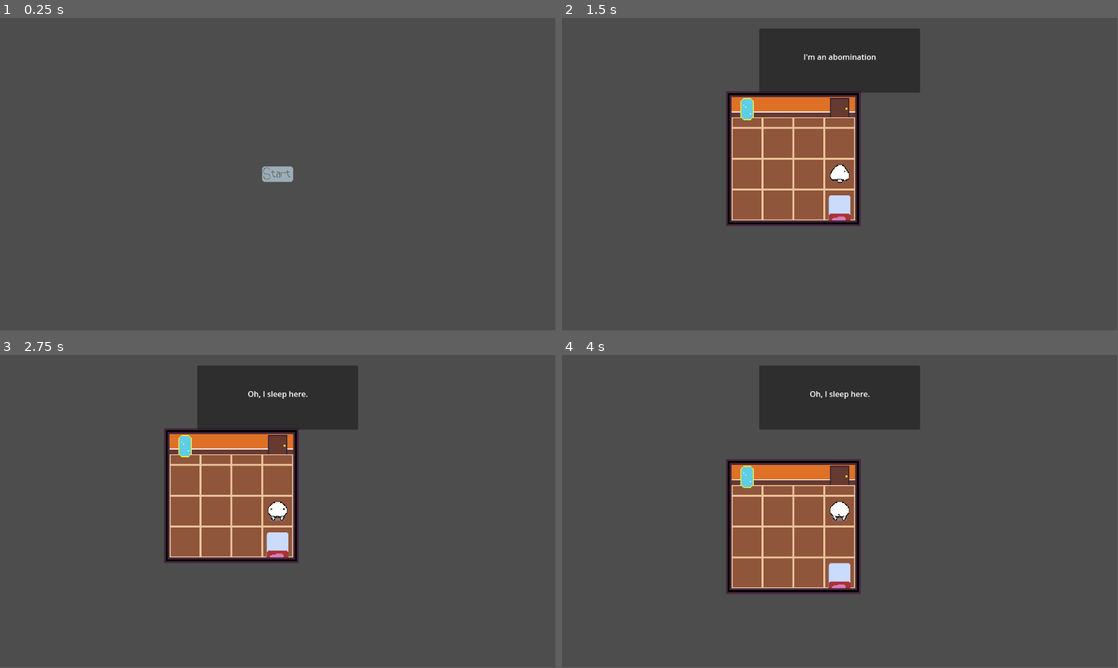
Above: before the commit, frames 1-4 (two rows, left to right).
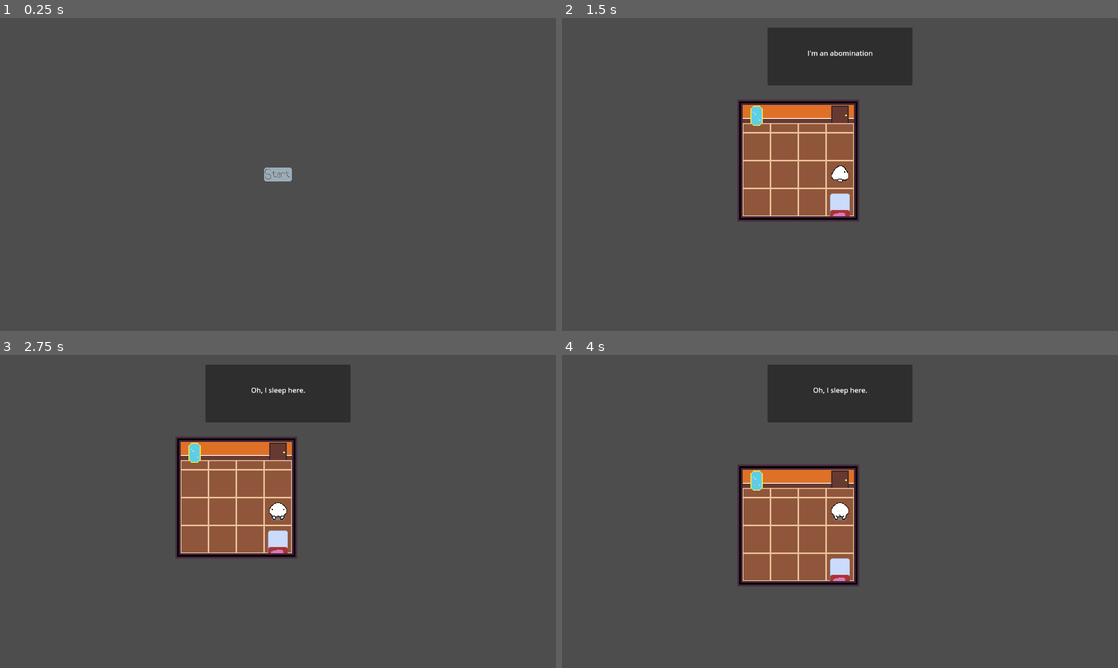
Above: after the commit, the same moments.

Repository: GDAC-at-Davis/GDAC-minigame-framework
Game: Godot game, scene res://Scenes/GodScene.tscn
Two runs of this game, one before a commit and one after it. Both use one fixed random seed, a clock stepped at 60 frames per second and the inputs below. Before the commit the project has no main scene; this scene is started directly in both runs.
Inputs (mouse positions are in pixels of both pictures, inside the frame that each line leads up to):
- Up to frame 1 (0.25 s): no input
- Up to frame 2 (1.5 s): click (840, 174) at 0.5 s; tap Enter at 1.25 s; move the mouse to (962, 158) at 1.27 s; hold D (right) from 1.28 s (still down); click (962, 158) at 1.35 s
- Up to frame 3 (2.75 s): tap Space at 2 s; move the mouse to (166, 527) at 2.02 s; release D (right) at 2.03 s; hold S (down) from 2.03 s (still down); click (166, 527) at 2.1 s
- Up to frame 4 (4 s): tap Enter at 2.75 s; move the mouse to (895, 442) at 2.77 s; release S (down) at 2.78 s; hold D (right) 2.78-3.53 s; click (895, 442) at 2.85 s; tap Space at 3.5 s; move the mouse to (812, 574) at 3.52 s; hold W (up) from 3.53 s (still down); click (812, 574) at 3.6 s
In our replay, the window is 799x449 before the commit and 800x450 after it. These sizes can differ from the game's own. Grey fills any space a smaller window leaves; there, only what the larger window draws over its background counts as a difference.

The runs differ from the first frame. In frame 1, 0.1% of the frame differs, in the area x 47-53%, y 47-53%; in frame 2, 6.8%, in the area x 29-65%, y 3-67%; in frame 3, 6.7%; in frame 4, 6.7%.

Commit message:
Added minigames
Added minigame manager
* This handles transitions within groups of minigames

Added minigame component
* This handles logic for individual minigames

Added an example minigame and a 3D minigame for testing

Target resolution is now 1280x720

Diff:
--- /dev/null
+++ b/MinigameFramework/Minigames/BalloonPopper/Balloon.tscn
@@ -0,0 +1,19 @@
+[gd_scene load_steps=4 format=3 uid="uid://4p76p5k843ck"]
+
+[ext_resource type="Script" uid="uid://rrgf5p0jv4ce" path="res://Minigames/BalloonPopper/balloon.gd" id="1_5ahiw"]
+[ext_resource type="Texture2D" uid="uid://du1wfkunh1hvn" path="res://Minigames/BalloonPopper/balloon.png" id="2_5ahiw"]
+
+[sub_resource type="CapsuleShape2D" id="CapsuleShape2D_5ahiw"]
+radius = 56.5
+height = 164.0
+
+[node name="Balloon" type="Area2D"]
+script = ExtResource("1_5ahiw")
+
+[node name="Sprite2D" type="Sprite2D" parent="."]
+position = Vector2(0, 15)
+texture = ExtResource("2_5ahiw")
+
+[node name="CollisionShape2D" type="CollisionShape2D" parent="."]
+position = Vector2(0.5, -1)
+shape = SubResource("CapsuleShape2D_5ahiw")
--- /dev/null
+++ b/MinigameFramework/Minigames/BalloonPopper/BalloonPopper.tscn
@@ -0,0 +1,44 @@
+[gd_scene load_steps=6 format=3 uid="uid://bpacr2w3cuiyw"]
+
+[ext_resource type="Script" uid="uid://dycy3rg1nvlln" path="res://Minigames/BalloonPopper/balloon_minigame.gd" id="1_tqulc"]
+[ext_resource type="Texture2D" uid="uid://du1wfkunh1hvn" path="res://Minigames/BalloonPopper/balloon.png" id="2_bk108"]
+
+[sub_resource type="Gradient" id="Gradient_tqulc"]
+offsets = PackedFloat32Array(0)
+colors = PackedColorArray(3.97079e-07, 0.225332, 0.319979, 1)
+
+[sub_resource type="GradientTexture1D" id="GradientTexture1D_bk108"]
+gradient = SubResource("Gradient_tqulc")
+
+[sub_resource type="ParticleProcessMaterial" id="ParticleProcessMaterial_tqulc"]
+particle_flag_disable_z = true
+emission_shape = 3
+emission_box_extents = Vector3(640, 1, 1)
+direction = Vector3(0, -1, 0)
+initial_velocity_min = 781.62
+initial_velocity_max = 862.08
+gravity = Vector3(0, -100, 0)
+
+[node name="BalloonPopper" type="Node2D"]
+
+[node name="MinigameComponent" type="Node" parent="."]
+script = ExtResource("1_tqulc")
+instruction = "Pop!"
+metadata/_custom_type_script = "uid://yiv2g3c50yqb"
+
+[node name="TextureRect" type="TextureRect" parent="."]
+offset_right = 1280.0
+offset_bottom = 720.0
+mouse_filter = 2
+texture = SubResource("GradientTexture1D_bk108")
+
+[node name="BalloonParticles" type="GPUParticles2D" parent="."]
+top_level = true
+position = Vector2(640, 834.425)
+emitting = false
+amount = 16
+texture = ExtResource("2_bk108")
+lifetime = 1.5
+one_shot = true
+visibility_rect = Rect2(-640, -900, 1280, 900)
+process_material = SubResource("ParticleProcessMaterial_tqulc")
--- /dev/null
+++ b/MinigameFramework/Minigames/BalloonPopper/balloon.gd
@@ -0,0 +1,10 @@
+extends Area2D
+
+func _ready():
+	input_event.connect(_on_input_event)
+
+func _on_input_event(viewport: Node, event: InputEvent, shape_idx: int):
+	if event is InputEventMouseButton:
+		if Input.is_action_just_pressed("primary") and event.pressed:
+			get_parent().balloon_popped()
+			queue_free()
--- /dev/null
+++ b/MinigameFramework/Minigames/BalloonPopper/balloon_minigame.gd
@@ -0,0 +1,29 @@
+extends MinigameComponent
+
+var balloon_packed_scene: PackedScene = preload("res://Minigames/BalloonPopper/Balloon.tscn")
+var balloons: Array[Area2D]
+var pop_count: int = 0
+var balloon_amount: int = 3
+
+@onready var particles: GPUParticles2D = $"../BalloonParticles"
+
+func start():
+	# Adjust for difficulty
+	countdown_time /= difficulty
+	balloon_amount *= difficulty
+
+	# Spawn the balloons
+	for i in range(balloon_amount):
+		var balloon: Area2D = balloon_packed_scene.instantiate()
+		balloons.append(balloon)
+		add_child(balloon)
+		balloon.global_position = Vector2(randf_range(0, get_viewport().size.x), randf_range(0, get_viewport().size.y))
+
+func win():
+	super()
+	particles.emitting = true
+
+func balloon_popped():
+	pop_count += 1
+	if pop_count == balloon_amount:
+		win()
--- /dev/null
+++ b/MinigameFramework/Minigames/Test3D/Test3D.tscn
@@ -0,0 +1,28 @@
+[gd_scene load_steps=4 format=3 uid="uid://cgmlbwqta8dhl"]
+
+[ext_resource type="Script" uid="uid://cte65f2kvwe34" path="res://Minigames/Test3D/test_3D_minigame.gd" id="1_s00ru"]
+
+[sub_resource type="BoxMesh" id="BoxMesh_s00ru"]
+
+[sub_resource type="PlaneMesh" id="PlaneMesh_s00ru"]
+
+[node name="Test3d" type="Node3D"]
+
+[node name="MinigameComponent" type="Node" parent="."]
+script = ExtResource("1_s00ru")
+instruction = "Click!"
+metadata/_custom_type_script = "uid://yiv2g3c50yqb"
+
+[node name="MeshInstance3D" type="MeshInstance3D" parent="."]
+transform = Transform3D(1, 0, 0, 0, 1, 0, 0, 0, 1, 0, 0.612409, 0)
+mesh = SubResource("BoxMesh_s00ru")
+
+[node name="Camera3D" type="Camera3D" parent="."]
+transform = Transform3D(0.924938, 0, -0.380118, 0, 1, 0, 0.380118, 0, 0.924938, -1.13822, 0.745456, 3.25783)
+
+[node name="MeshInstance3D2" type="MeshInstance3D" parent="."]
+transform = Transform3D(14.475, 0, 0, 0, 14.475, 0, 0, 0, 14.475, 0, 0, 0)
+mesh = SubResource("PlaneMesh_s00ru")
+
+[node name="DirectionalLight3D" type="DirectionalLight3D" parent="."]
+transform = Transform3D(-0.560639, -0.264117, -0.784809, 0, -0.947768, 0.318959, -0.82806, 0.178821, 0.531356, 0, 0, 0)
--- /dev/null
+++ b/MinigameFramework/Minigames/Test3D/test_3D_minigame.gd
@@ -0,0 +1,9 @@
+extends MinigameComponent
+
+@onready var cube: MeshInstance3D = $"../MeshInstance3D"
+
+func run():
+	if Input.is_action_just_pressed("primary"):
+		win()
+	if has_won:
+		cube.rotation.y += PI/12
--- /dev/null
+++ b/MinigameFramework/Resources/Curves/instruction_scale_curve.tres
@@ -0,0 +1,5 @@
+[gd_resource type="Curve" format=3 uid="uid://u2llb1k01jnn"]
+
+[resource]
+_data = [Vector2(0, 1), 0.0, 0.0, 0, 0, Vector2(0.254808, 0), 0.0, 0.0, 0, 0]
+point_count = 2
--- /dev/null
+++ b/MinigameFramework/Resources/MinigameGroups/home_minigame_group.tres
@@ -0,0 +1,16 @@
+[gd_resource type="Resource" script_class="MinigameGroupData" load_steps=4 format=3 uid="uid://bt14lx2uf6axm"]
+
+[ext_resource type="Script" uid="uid://p73k0qpka7a6" path="res://Scripts/minigame_group.gd" id="1_p7nvv"]
+[ext_resource type="PackedScene" uid="uid://cgmlbwqta8dhl" path="res://Minigames/Test3D/Test3D.tscn" id="1_ryry2"]
+[ext_resource type="PackedScene" uid="uid://bpacr2w3cuiyw" path="res://Minigames/BalloonPopper/BalloonPopper.tscn" id="2_l2kh3"]
+
+[resource]
+script = ExtResource("1_p7nvv")
+minigames = Array[PackedScene]([ExtResource("1_ryry2"), ExtResource("2_l2kh3")])
+final_minigame = ExtResource("2_l2kh3")
+total_minigames = 5
+total_lives = 3
+difficulty_rate = 2
+difficulty_step = 0.2
+transition_time = 3.0
+metadata/_custom_type_script = "uid://p73k0qpka7a6"
--- /dev/null
+++ b/MinigameFramework/Resources/Themes/instruction_theme.tres
@@ -0,0 +1,5 @@
+[gd_resource type="Theme" format=3 uid="uid://b3gvhppqjl7w2"]
+
+[resource]
+default_font_size = 48
+RichTextLabel/constants/outline_size = 16
--- /dev/null
+++ b/MinigameFramework/Scenes/MinigameManager.tscn
@@ -0,0 +1,178 @@
+[gd_scene load_steps=12 format=3 uid="uid://d37y2041mrhtw"]
+
+[ext_resource type="Script" uid="uid://bqy5pm30257dh" path="res://Scripts/minigame_manager.gd" id="1_c43xr"]
+[ext_resource type="Theme" uid="uid://b3gvhppqjl7w2" path="res://Resources/Themes/instruction_theme.tres" id="3_hj43s"]
+[ext_resource type="Texture2D" uid="uid://cnkeu612ob1v6" path="res://Assets/Player/FrontIdle.png" id="3_ifwpt"]
+[ext_resource type="Texture2D" uid="uid://dk80ejp14m8qe" path="res://Assets/Player/SideIdle.png" id="4_a820n"]
+[ext_resource type="Texture2D" uid="uid://dlhunmti0rfki" path="res://Assets/Player/BackIdle.png" id="5_tondc"]
+
+[sub_resource type="StyleBoxFlat" id="StyleBoxFlat_kvaaa"]
+bg_color = Color(0.18, 0, 0, 1)
+
+[sub_resource type="StyleBoxFlat" id="StyleBoxFlat_hj43s"]
+bg_color = Color(1, 0.335514, 0.269596, 1)
+
+[sub_resource type="SpriteFrames" id="SpriteFrames_iqka1"]
+animations = [{
+"frames": [{
+"duration": 1.0,
+"texture": ExtResource("3_ifwpt")
+}, {
+"duration": 1.0,
+"texture": ExtResource("4_a820n")
+}, {
+"duration": 1.0,
+"texture": ExtResource("5_tondc")
+}],
+"loop": true,
+"name": &"default",
+"speed": 5.0
+}]
+
+[sub_resource type="Animation" id="Animation_ifwpt"]
+resource_name = "spin"
+length = 2.0
+loop_mode = 1
+tracks/0/type = "value"
+tracks/0/imported = false
+tracks/0/enabled = true
+tracks/0/path = NodePath(".:frame")
+tracks/0/interp = 1
+tracks/0/loop_wrap = true
+tracks/0/keys = {
+"times": PackedFloat32Array(0, 0.5, 1, 1.5),
+"transitions": PackedFloat32Array(1, 1, 1, 1),
+"update": 1,
+"values": [0, 1, 2, 1]
+}
+tracks/1/type = "value"
+tracks/1/imported = false
+tracks/1/enabled = true
+tracks/1/path = NodePath(".:flip_h")
+tracks/1/interp = 1
+tracks/1/loop_wrap = true
+tracks/1/keys = {
+"times": PackedFloat32Array(0, 1.5),
+"transitions": PackedFloat32Array(1, 1),
+"update": 1,
+"values": [false, true]
+}
+
+[sub_resource type="Animation" id="Animation_a820n"]
+length = 0.001
+tracks/0/type = "value"
+tracks/0/imported = false
+tracks/0/enabled = true
+tracks/0/path = NodePath(".:frame")
+tracks/0/interp = 1
+tracks/0/loop_wrap = true
+tracks/0/keys = {
+"times": PackedFloat32Array(0),
+"transitions": PackedFloat32Array(1),
+"update": 1,
+"values": [3]
+}
+tracks/1/type = "value"
+tracks/1/imported = false
+tracks/1/enabled = true
+tracks/1/path = NodePath(".:flip_h")
+tracks/1/interp = 1
+tracks/1/loop_wrap = true
+tracks/1/keys = {
+"times": PackedFloat32Array(0),
+"transitions": PackedFloat32Array(1),
+"update": 1,
+"values": [false]
+}
+
+[sub_resource type="AnimationLibrary" id="AnimationLibrary_a820n"]
+_data = {
+&"RESET": SubResource("Animation_a820n"),
+&"spin": SubResource("Animation_ifwpt")
+}
+
+[node name="MinigameManager" type="Control"]
+layout_mode = 3
+anchors_preset = 0
+mouse_filter = 2
+script = ExtResource("1_c43xr")
+metadata/_custom_type_script = "uid://bqy5pm30257dh"
+
+[node name="MinigameUILayer" type="CanvasLayer" parent="."]
+layer = 2
+
+[node name="TimeBar" type="ProgressBar" parent="MinigameUILayer"]
+anchors_preset = 8
+anchor_left = 0.5
+anchor_top = 0.5
+anchor_right = 0.5
+anchor_bottom = 0.5
+offset_left = -640.0
+offset_top = 290.0
+offset_right = 640.0
+offset_bottom = 310.0
+grow_horizontal = 2
+grow_vertical = 2
+mouse_filter = 2
+show_percentage = false
+
+[node name="InstructionLabel" type="RichTextLabel" parent="MinigameUILayer"]
+offset_right = 1280.0
+offset_bottom = 720.0
+pivot_offset = Vector2(640, 360)
+mouse_filter = 2
+theme = ExtResource("3_hj43s")
+text = "Instructions"
+fit_content = true
+horizontal_alignment = 1
+vertical_alignment = 1
+
+[node name="MinigameLayer" type="CanvasLayer" parent="."]
+
+[node name="TransitionLayer" type="CanvasLayer" parent="."]
+layer = 0
+
+[node name="HealthBar" type="ProgressBar" parent="TransitionLayer"]
+offset_left = 40.0
+offset_top = 50.0
+offset_right = 1240.0
+offset_bottom = 100.0
+mouse_filter = 2
+theme_override_styles/background = SubResource("StyleBoxFlat_kvaaa")
+theme_override_styles/fill = SubResource("StyleBoxFlat_hj43s")
+show_percentage = false
+
+[node name="DifficultyLabel" type="RichTextLabel" parent="TransitionLayer"]
+offset_left = 844.0
+offset_top = 525.0
+offset_right = 1284.0
+offset_bottom = 725.0
+mouse_filter = 2
+theme = ExtResource("3_hj43s")
+text = "Difficulty
+100%"
+horizontal_alignment = 1
+vertical_alignment = 1
+
+[node name="MinigamesLeftLabel" type="RichTextLabel" parent="TransitionLayer"]
+offset_top = 525.0
+offset_right = 440.0
+offset_bottom = 725.0
+mouse_filter = 2
+theme = ExtResource("3_hj43s")
+text = "Remaining
+10"
+horizontal_alignment = 1
+vertical_alignment = 1
+
+[node name="AnimatedSprite2D" type="AnimatedSprite2D" parent="TransitionLayer"]
+position = Vector2(640, 360)
+scale = Vector2(10, 10)
+sprite_frames = SubResource("SpriteFrames_iqka1")
+frame = 2
+
+[node name="AnimationPlayer" type="AnimationPlayer" parent="TransitionLayer/AnimatedSprite2D"]
+libraries = {
+&"": SubResource("AnimationLibrary_a820n")
+}
+speed_scale = 3.0
--- a/MinigameFramework/Scripts/GodScene.gd
+++ b/MinigameFramework/Scripts/GodScene.gd
@@ -1,18 +1,20 @@
+class_name GodScene
 extends Node2D
 
 const scene_dict = {
-	"Home" : preload("res://Scenes/HomeRoom.tscn")
+	"Home" : preload("res://Scenes/HomeRoom.tscn"),
 }
 
 const ui_dict = {
 	"Menu" : preload("res://Scenes/Menu.tscn"),
-	"Home" : preload("res://Scenes/UI.tscn")
+	"Home" : preload("res://Scenes/UI.tscn"),
 }
 
-@onready var ui_canvas = $UICanvas
-
+var minigame_manager_scene: PackedScene = preload("res://Scenes/MinigameManager.tscn")
 var active_scene = null
 var active_ui = null
+
+@onready var ui_canvas = $UICanvas
 
 # Helper functions
 
@@ -30,6 +32,17 @@
 		active_scene = scene_dict[scene_name].instantiate()
 		add_child(active_scene)
 
+func load_minigame_manager(data: MinigameGroupData):
+	if active_scene != null:
+		active_scene.queue_free()
+		active_scene = null
+	if active_ui != null:
+		active_ui.queue_free()
+		active_ui = null
+	active_scene = minigame_manager_scene.instantiate()
+	(active_scene as MinigameManager).setup_data(data)
+	add_child(active_scene)
+
 func get_ui():
 	return active_ui
 
--- a/MinigameFramework/Scripts/home_room.gd
+++ b/MinigameFramework/Scripts/home_room.gd
@@ -72,6 +72,7 @@
 			ui.play_text("I'm an abomination")
 		"door":
 			ui.play_text("get me out of here")
+			(get_parent() as GodScene).load_minigame_manager(preload("res://Resources/MinigameGroups/home_minigame_group.tres"))
 
 func _ready() -> void:
 	spawn_player()
--- /dev/null
+++ b/MinigameFramework/Scripts/minigame_component.gd
@@ -0,0 +1,90 @@
+class_name MinigameComponent
+extends Node
+
+@export_category("Information")
+## Instruction that displays at the start of the minigame
+@export var instruction: String = "Do something!"
+
+@export_category("Timers")
+## Time in seconds until the minigame ends. Will call lose() if the player hasn't won by the time this ends. Set this to 0 or any negative value to disable.
+@export var countdown_time: float = 5.0
+## Time in seconds to skip the countdown timer to when the minigame ends
+@export var skip_time: float = 1.0
+
+var countdown_timer: Timer
+var minigame_manager: MinigameManager
+
+## Represents the current difficulty level of the minigame. A value of 2.0 should roughly translate to the minigame being twice as difficult.
+var difficulty: float = 1.0
+## True if the player has won the minigame.
+var has_won: bool = false
+## True after win() or lose() is called.
+var has_ended: bool = false
+
+
+func _ready():
+	countdown_timer = Timer.new()
+	add_child(countdown_timer)
+	countdown_timer.timeout.connect(_on_countdown_timeout)
+
+	difficulty = minigame_manager.difficulty_scale
+
+	start()
+
+	countdown_timer.wait_time = countdown_time
+	if countdown_time > 0.0:
+		countdown_timer.start()
+
+
+func _physics_process(delta):
+	minigame_manager.update_time_display(countdown_timer.time_left, countdown_time)
+	run()
+
+
+## This is called once at the start of the minigame.
+func start() -> void:
+	pass
+
+
+## This is called 60 times per second.
+func run() -> void:
+	pass
+
+
+## This is called after win() or lose() is called.
+func end() -> void:
+	pass
+
+## This is called when the countdown timer finishes.
+func complete() -> void:
+	pass
+
+
+## Call this whenever a win condition is met. Make sure to call super() if this is overridden.
+func win() -> void:
+	if has_ended:
+		return
+	has_won = true
+	_handle_end()
+
+
+## Call this whenever a lose condition is met. Make sure to call super() if this is overridden. This is automatically called when the countdown timer finishes.
+func lose() -> void:
+	if has_ended:
+		return
+	has_won = false
+	_handle_end()
+
+
+func _handle_end():
+	has_ended = true
+	if countdown_timer.time_left > skip_time:
+		countdown_timer.start(skip_time)
+	end()
+
+
+func _on_countdown_timeout():
+	if not has_won:
+		lose()
+	complete()
+	minigame_manager.minigame_completed.emit(has_won)
--- /dev/null
+++ b/MinigameFramework/Scripts/minigame_group.gd
@@ -0,0 +1,17 @@
+class_name MinigameGroupData
+extends Resource
+
+## Array of minigame scenes that the manager can choose from
+@export var minigames: Array[PackedScene]
+## This will replace the last minigame (boss fight)
+@export var final_minigame: PackedScene
+## Total minigames to be played
+@export var total_minigames: int = 5
+## Total lives the player has for this group of minigames
+@export var total_lives: int = 3
+## Number of minigames needed to be played for the difficulty to increase
+@export var difficulty_rate: int = 2
+## Amount the difficulty increases each time
+@export var difficulty_step: float = 0.2
+## How long to stay on the transition screen
+@export var transition_time: float = 3.0
--- /dev/null
+++ b/MinigameFramework/Scripts/minigame_manager.gd
@@ -0,0 +1,148 @@
+class_name MinigameManager
+extends Control
+
+signal minigame_completed
+
+## How long to display instructions in seconds
+const INSTRUCTION_DISPLAY_TIME: float = 1.0
+
+var data: MinigameGroupData
+
+var lives_left: int = 0:
+	set(new_value):
+		lives_left = new_value
+		health_bar.value = lives_left
+	get():
+		return lives_left
+
+var difficulty_scale: float = 1.0:
+	set(new_value):
+		difficulty_scale = new_value
+		difficulty_label.text = "Difficulty\n" + str(snappedf(difficulty_scale * 100, 1.0)) + "%"
+	get():
+		return difficulty_scale
+
+var minigames_left: int = 0:
+	set(new_value):
+		minigames_left = new_value
+		minigames_left_label.text = "Remaining\n" + str(minigames_left)
+	get():
+		return minigames_left
+
+var current_minigame_node: Node
+var current_minigame_component: MinigameComponent
+var instruction_timer: Timer
+var transition_timer: Timer
+
+var _minigame_idx: int = 0:
+	set(new_value):
+		_minigame_idx = new_value
+		if _minigame_idx >= data.minigames.size():
+			_minigame_idx = 0
+	get():
+		return _minigame_idx
+
+# Curve for controlling the instruction pop in
+var _instruction_scale_curve: Curve = preload("res://Resources/Curves/instruction_scale_curve.tres")
+
+@onready var minigame_ui_layer: CanvasLayer = $MinigameUILayer
+@onready var minigame_layer: CanvasLayer = $MinigameLayer
+@onready var transition_layer: CanvasLayer = $TransitionLayer
+@onready var time_left_display: ProgressBar = $MinigameUILayer/TimeBar
+@onready var instruction_label: RichTextLabel = $MinigameUILayer/InstructionLabel
+@onready var health_bar: ProgressBar = $TransitionLayer/HealthBar
+@onready var difficulty_label: RichTextLabel = $TransitionLayer/DifficultyLabel
+@onready var minigames_left_label: RichTextLabel = $TransitionLayer/MinigamesLeftLabel
+@onready var funny_little_guy: AnimationPlayer = $TransitionLayer/AnimatedSprite2D/AnimationPlayer
+
+func _ready() -> void:
+	minigame_completed.connect(_on_minigame_completed)
+	funny_little_guy.play(&"spin")
+
+	instruction_timer = Timer.new()
+	instruction_timer.one_shot = true
+	instruction_timer.timeout.connect(_on_instruction_timer_timeout)
+	add_child(instruction_timer)
+
+	transition_timer = Timer.new()
+	transition_timer.one_shot = true
+	transition_timer.timeout.connect(_on_transition_timer_timeout)
+	transition_timer.wait_time = data.transition_time
+	add_child(transition_timer)
+	transition_timer.start()
+
+	health_bar.max_value = data.total_lives
+	health_bar.value = data.total_lives
+	lives_left = data.total_lives
+	minigames_left = data.total_minigames
+
+	minigame_ui_layer.visible = false
+
+	data.minigames.shuffle()
+
+
+func _process(delta):
+	var weight = _instruction_scale_curve.sample_baked((INSTRUCTION_DISPLAY_TIME - instruction_timer.time_left) / (INSTRUCTION_DISPLAY_TIME))
+	instruction_label.scale = Vector2(lerpf(1.0, 5.0, weight), lerpf(1.0, 5.0, weight))
+
+
+func setup_data(minigame_data: MinigameGroupData):
+	data = minigame_data
+
+
+func start_minigame() -> void:
+	if data.minigames.size() == 0:
+		(get_parent() as GodScene).load_scene("Home")
+		return
+	var minigame_scene: PackedScene
+	if minigames_left == 1 and data.final_minigame:
+		minigame_scene = data.final_minigame
+	else:
+		minigame_scene = data.minigames[_minigame_idx]
+	_minigame_idx += 1
+	current_minigame_node = minigame_scene.instantiate()
+	for child in current_minigame_node.get_children():
+		if child is MinigameComponent:
+			current_minigame_component = child
+	current_minigame_component.minigame_manager = self
+	minigame_layer.add_child(current_minigame_node)
+
+	transition_layer.visible = false
+	minigame_ui_layer.visible = true
+	instruction_label.visible = true
+	instruction_timer.start(INSTRUCTION_DISPLAY_TIME)
+	instruction_label.text = current_minigame_component.instruction
+
+
+func stop_minigame() -> void:
+	current_minigame_node.queue_free()
+	current_minigame_node = null
+	current_minigame_component = null
+	minigames_left -= 1
+	if (data.total_minigames - minigames_left) % data.difficulty_rate == 0:
+		difficulty_scale += data.difficulty_step
+	minigame_ui_layer.visible = false
+	transition_layer.visible = true
+	if minigames_left == 0 or lives_left == 0:
+		(get_parent() as GodScene).load_scene("Home")
+	else:
+		transition_timer.start()
+
+
+func update_time_display(current_time: float, max_time: float) -> void:
+	time_left_display.max_value = max_time
+	time_left_display.value = snappedf(current_time, 1.0)
+
+
+func _on_minigame_completed(has_won: bool):
+	if not has_won:
+		lives_left -= 1
+	stop_minigame()
+
+
+func _on_instruction_timer_timeout():
+	instruction_label.visible = false
+
+
+func _on_transition_timer_timeout():
+	start_minigame()
--- a/MinigameFramework/project.godot
+++ b/MinigameFramework/project.godot
@@ -11,8 +11,16 @@
 [application]
 
 config/name="Skeleton Game"
+run/main_scene="uid://blmvycvgmnnxv"
 config/features=PackedStringArray("4.4", "Forward Plus")
 config/icon="res://icon.svg"
+
+[display]
+
+window/size/viewport_width=1280
+window/size/viewport_height=720
+window/stretch/mode="viewport"
+window/stretch/scale_mode="integer"
 
 [input]
 
@@ -40,6 +48,16 @@
 , Object(InputEventKey,"resource_local_to_scene":false,"resource_name":"","device":-1,"window_id":0,"alt_pressed":false …(186 unchanged characters)…
 ]
 }
+primary={
+"deadzone": 0.2,
+"events": [Object(InputEventMouseButton,"resource_local_to_scene":false,"resource_name":"","device":-1,"window_id":0,"alt_pressed":false,"shift_pressed":false,"ctrl_pressed":false,"meta_pressed":false,"button_mask":1,"position":Vector2(111, 15),"global_position":Vector2(120, 63),"factor":1.0,"button_index":1,"canceled":false,"pressed":true,"double_click":false,"script":null)
+]
+}
+secondary={
+"deadzone": 0.2,
+"events": [Object(InputEventMouseButton,"resource_local_to_scene":false,"resource_name":"","device":-1,"window_id":0,"alt_pressed":false,"shift_pressed":false,"ctrl_pressed":false,"meta_pressed":false,"button_mask":2,"position":Vector2(139, 25),"global_position":Vector2(148, 73),"factor":1.0,"button_index":2,"canceled":false,"pressed":true,"double_click":false,"script":null)
+]
+}
 
 [rendering]
 
Not shown, added: MinigameFramework/Minigames/BalloonPopper/balloon.gd.uid
Binary file added: MinigameFramework/Minigames/BalloonPopper/balloon.png
Not shown, added: MinigameFramework/Minigames/BalloonPopper/balloon.png.import
Not shown, added: MinigameFramework/Minigames/BalloonPopper/balloon_minigame.gd.uid
Not shown, added: MinigameFramework/Minigames/Test3D/test_3D_minigame.gd.uid
Not shown, added: MinigameFramework/Scripts/minigame_component.gd.uid
Not shown, added: MinigameFramework/Scripts/minigame_group.gd.uid
Not shown, added: MinigameFramework/Scripts/minigame_manager.gd.uid
Not shown, added: MinigameFramework/Minigames/Test3D/Test3D.tscn41865218326.tmp
Not shown, added: MinigameFramework/Scenes/MinigameManager.tscn30561382325.tmp
